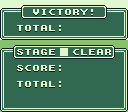
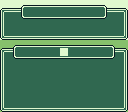
Layered file, before and after one edit (128×112). Changes by layer:
hid "TOTAL copy" over (x1=17, y1=25, x2=61, y2=32)
renamed "VictoryText copy" to "VictoryBorder", painted on it over (x1=33, y1=9, x2=93, y2=16)
renamed "StageClearText2 copy" to "StageClearBorder", painted on it over (x1=17, y1=49, x2=111, y2=56)
hid "SCORE copy" over (x1=17, y1=65, x2=61, y2=72)
hid "TOTAL copy #2" over (x1=17, y1=81, x2=61, y2=88)
